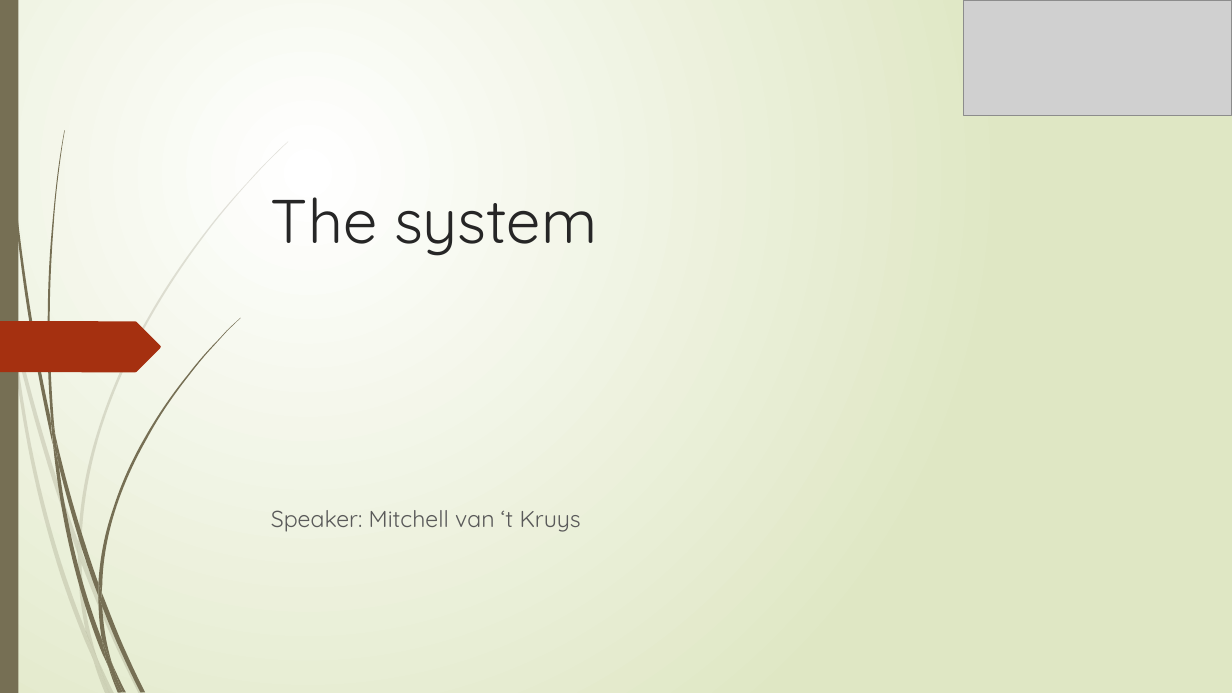
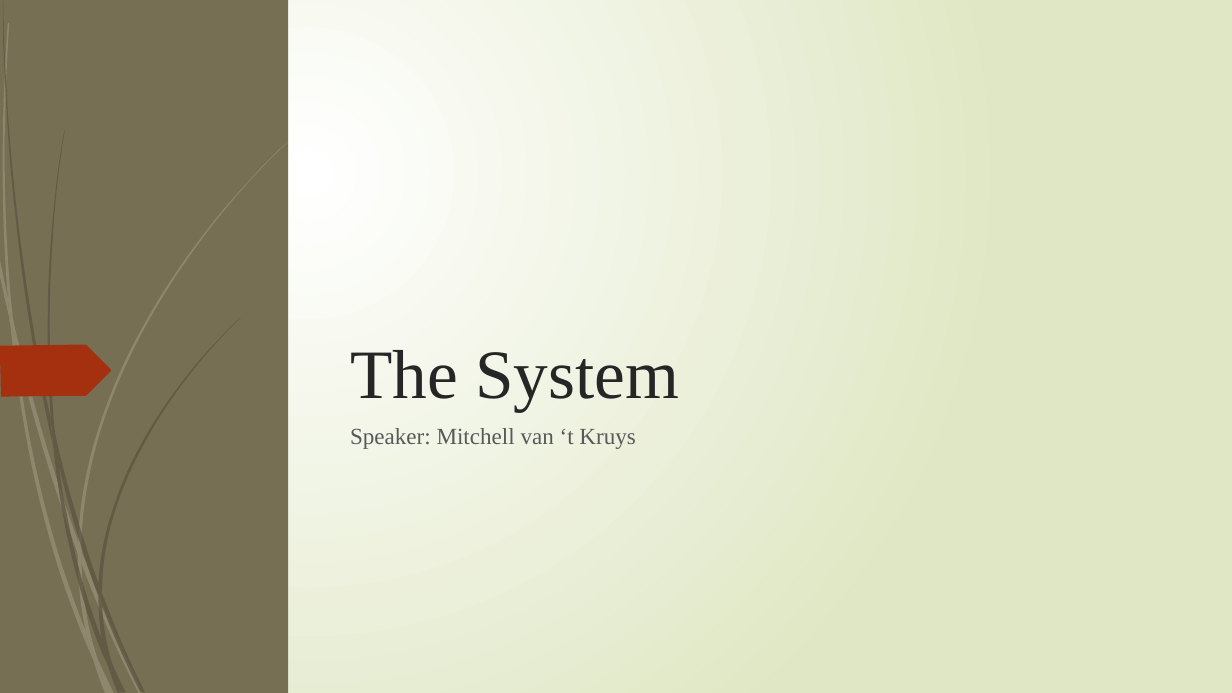
Before and after one commit to Gyalomalom/Ambient-Student-House, a slide deck: slide 7 of Sprint 5/final presentation.pptx (slide 6 before the commit). Drawn at 1232x693 pixels with LibreOffice and Linux fonts; fonts in the diff are those of the drawing; grey boxes stand for pictures. Boxes give left, top, right and bottom in pixels: in the first picture for what was removed or moved away, otherwise in the second. Text is boxed around its words. In the diff, an @@ line names an element or a change of style, - is before the commit and + after.

```diff
--- a/Sprint 5/final presentation.pptx
+++ b/Sprint 5/final presentation.pptx
@@ rectangle added at bbox=[0, 0, 1232, 693], fill gradient #FFFFFF to #DFE8C4 @@
@@ rectangle added at bbox=[0, 0, 288, 693], fill #766F54 @@
@@ picture removed at bbox=[964, 0, 1232, 116] @@
@@ title "The System" at bbox=[350, 350, 679, 412]: vertical alignment middle to bottom @@
@@ freeform shape added at bbox=[0, 345, 111, 396], fill #A53010 @@
@@ title at bbox=[350, 350, 679, 412]: text changed; size 48 to 54 pt; font Quicksand to Times New Roman @@
-The system
+The System
@@ subtitle "Speaker: Mitchell van ‘t Kruys": place and size @@
-subtitle "Speaker: Mitchell van ‘t Kruys" at bbox=[271, 510, 581, 532]
+subtitle "Speaker: Mitchell van ‘t Kruys" at bbox=[350, 428, 635, 449]
@@ subtitle "Speaker: Mitchell van ‘t Kruys" at bbox=[350, 428, 635, 449]: font Quicksand to Times New Roman; vertical alignment middle to top @@
@@ freeform shape: place and size @@
-freeform shape at bbox=[0, 322, 161, 372]
+freeform shape at bbox=[0, 437, 177, 516]
@@ group removed at bbox=[10, 319, 97, 660]: 4 freeform shapes @@
@@ group removed at bbox=[47, 130, 240, 667]: 7 freeform shapes @@
@@ group added at bbox=[0, 23, 288, 693]: 12 freeform shapes @@
@@ group added at bbox=[3, 0, 240, 693]: 12 freeform shapes @@
```
Also in this commit, not shown: 12 other slides changed, 10 slides added, 37 other files.
